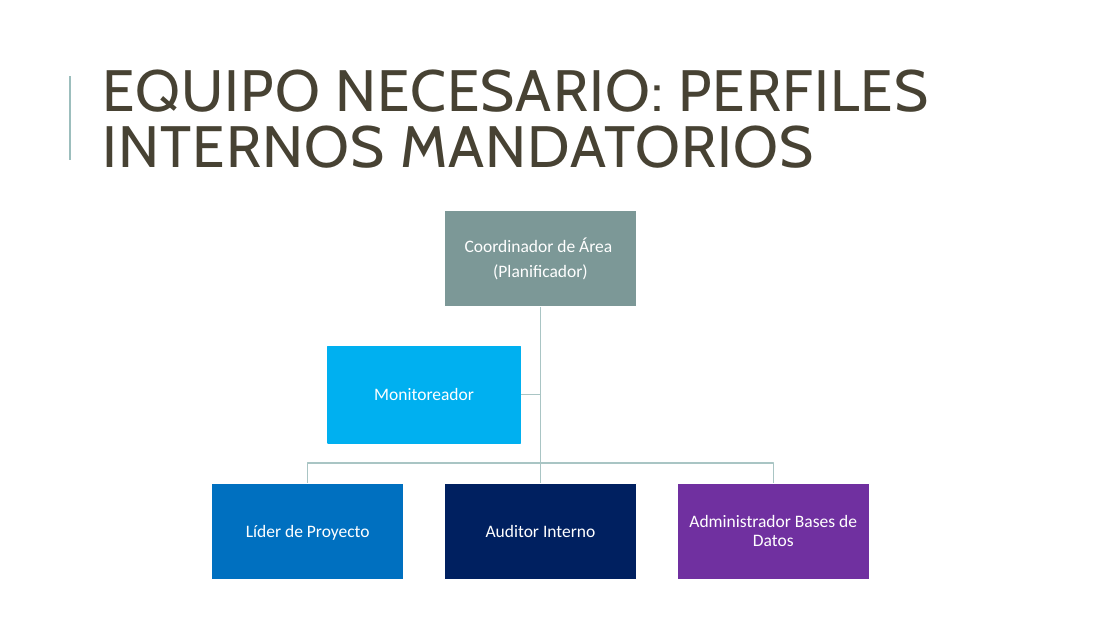
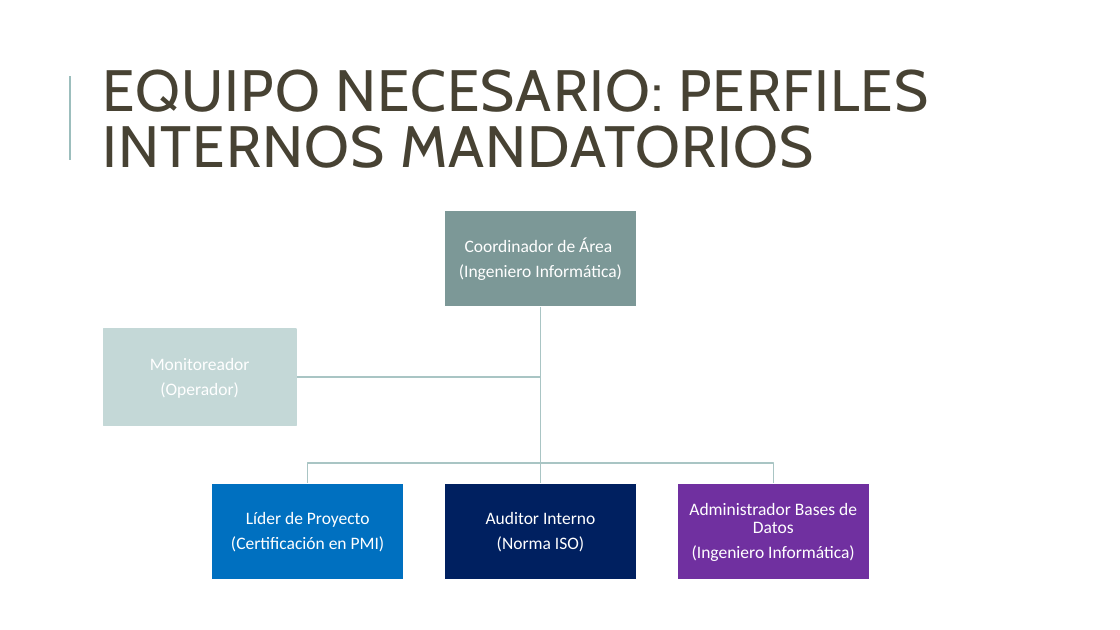
Before and after one commit to jsrxar/dge, a slide deck: slide 30 of 1-general/1-presentaciones/planificacion-control-presentacion-v2.pptx (slide 27 before the commit). Drawn at 1120x630 pixels with LibreOffice and Linux fonts; fonts in the diff are those of the drawing. Boxes give left, top, right and bottom in pixels: in the first picture for what was removed or moved away, otherwise in the second. Text is boxed around its words. In the diff, an @@ line names an element or a change of style, - is before the commit and + after.

Commit message:
Agreado de equipo. Funciones Objetivos.

```diff
--- a/1-general/1-presentaciones/planificacion-control-presentacion-v2.pptx
+++ b/1-general/1-presentaciones/planificacion-control-presentacion-v2.pptx
@@ text at [459,264,622,280]: text changed @@
-(Planificador)
+(Ingeniero Informática)
@@ text "Monitoreador": place and size @@
-text "Monitoreador" at [374,388,474,400]
+text "Monitoreador" at [150,358,250,397]
@@ rectangle added at [103,329,296,426], fill #C4D8D7, outline #C4D8D7 1.25 pt @@
@@ freeform shape: place and size @@
-freeform shape at [520,307,540,395]
+freeform shape at [296,307,540,377]
@@ rectangle removed at [328,347,520,444] @@
@@ text at [160,383,239,397]: paragraph added @@
+(Operador)
@@ text at [231,536,385,552]: paragraph added @@
+(Certificación en PMI)
@@ text at [497,536,584,552]: paragraph added @@
+(Norma ISO)
@@ text at [692,545,855,561]: paragraph added @@
+(Ingeniero Informática)
```
Also in this commit, not shown: 7 other slides changed, 4 slides added.
